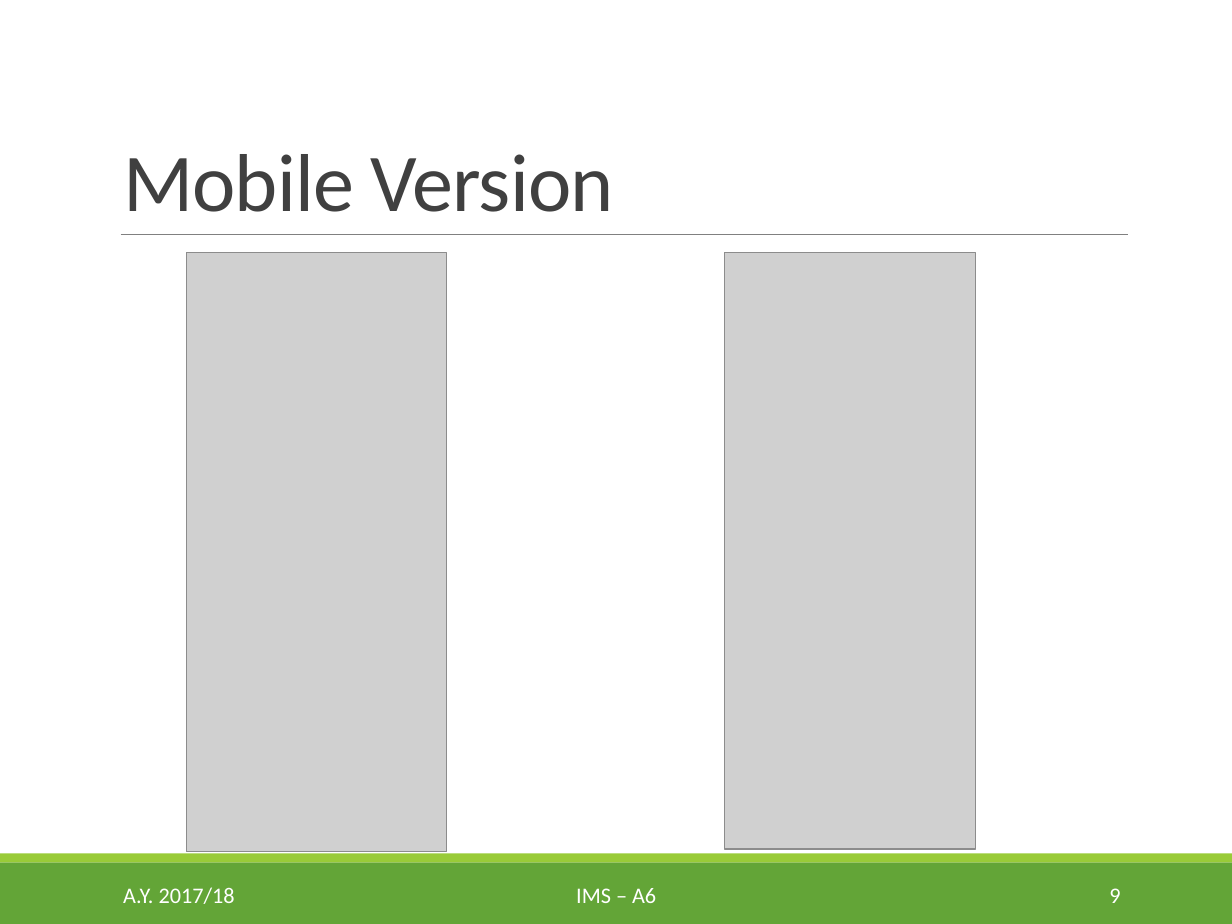
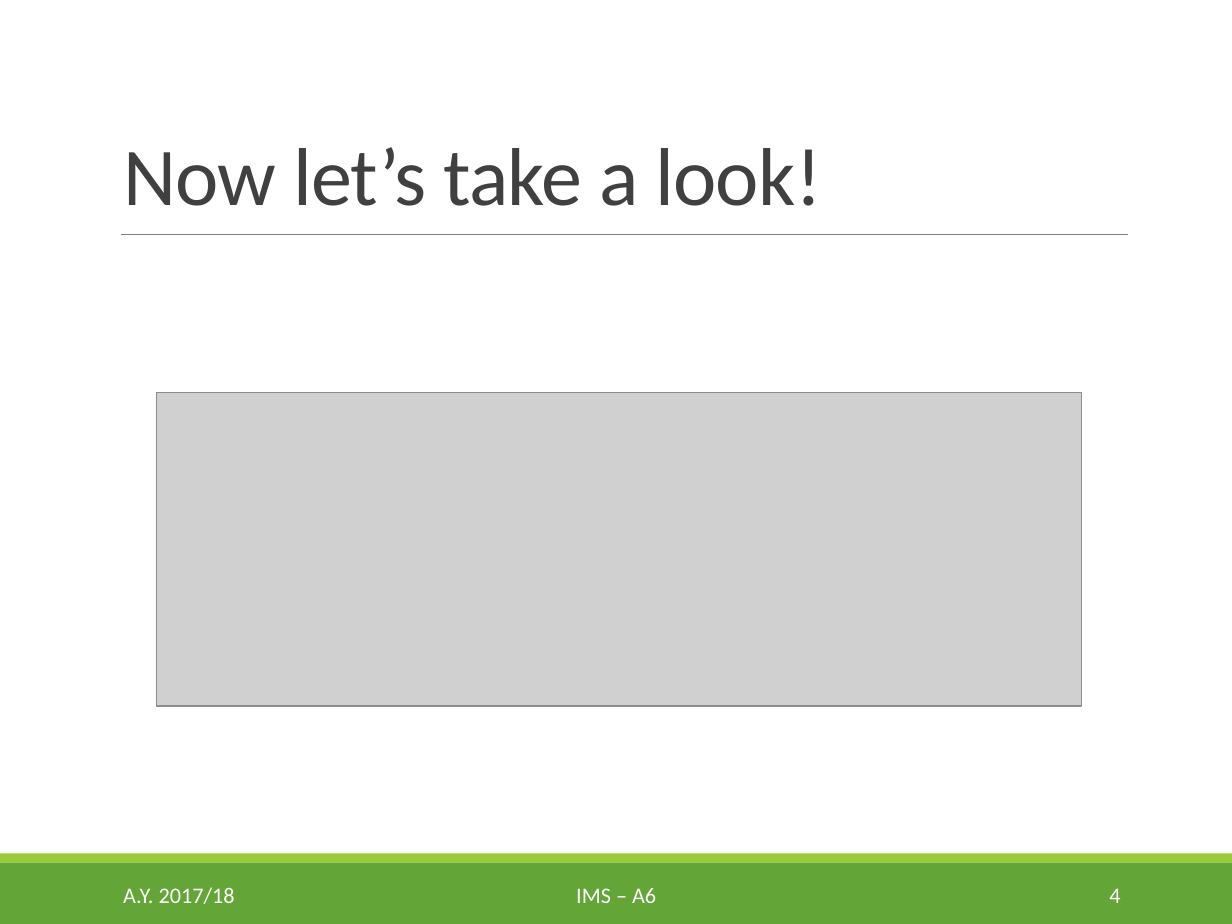
Before and after one commit to egcmi/IMS_project, a slide deck: slide 4 of Presentations/3. Final presentation/IMS_A_6_Final_Presentation.pptx (slide 9 before the commit). Drawn at 1232x924 pixels with LibreOffice and Linux fonts; fonts in the diff are those of the drawing; grey boxes stand for pictures. Boxes give left, top, right and bottom in pixels: in the first picture for what was removed or moved away, otherwise in the second. Text is boxed around its words. In the diff, an @@ line names an element or a change of style, - is before the commit and + after.

```diff
--- a/Presentations/3. Final presentation/IMS_A_6_Final_Presentation.pptx
+++ b/Presentations/3. Final presentation/IMS_A_6_Final_Presentation.pptx
@@ title at (x1=123, y1=147, x2=822, y2=206): text changed @@
-Mobile Version
+Now let’s take a look!
@@ picture removed at (x1=186, y1=253, x2=446, y2=851) @@
@@ picture removed at (x1=724, y1=253, x2=975, y2=849) @@
@@ picture added at (x1=156, y1=393, x2=1082, y2=706) @@
@@ page number at (x1=1109, y1=888, x2=1120, y2=903): text changed @@
-9
+4
```
Also in this commit, not shown: 2 other slides changed, 5 slides removed.
